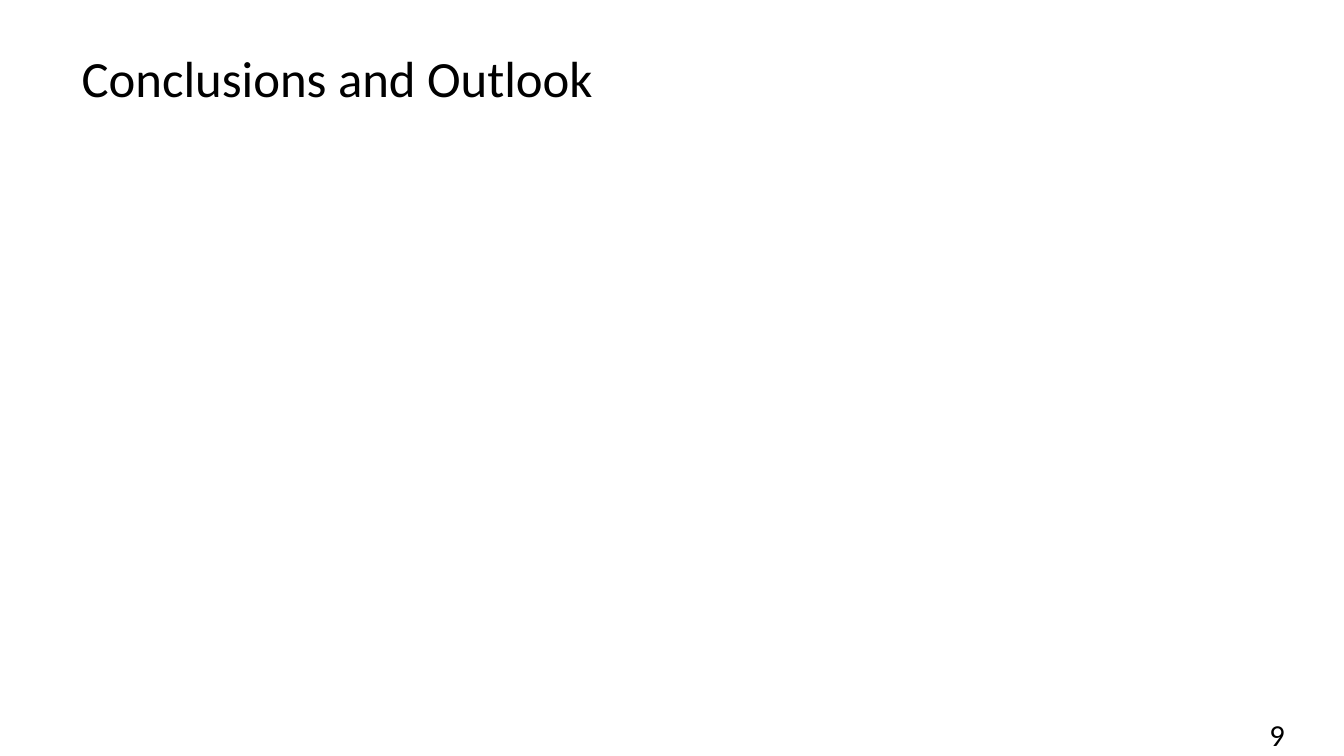
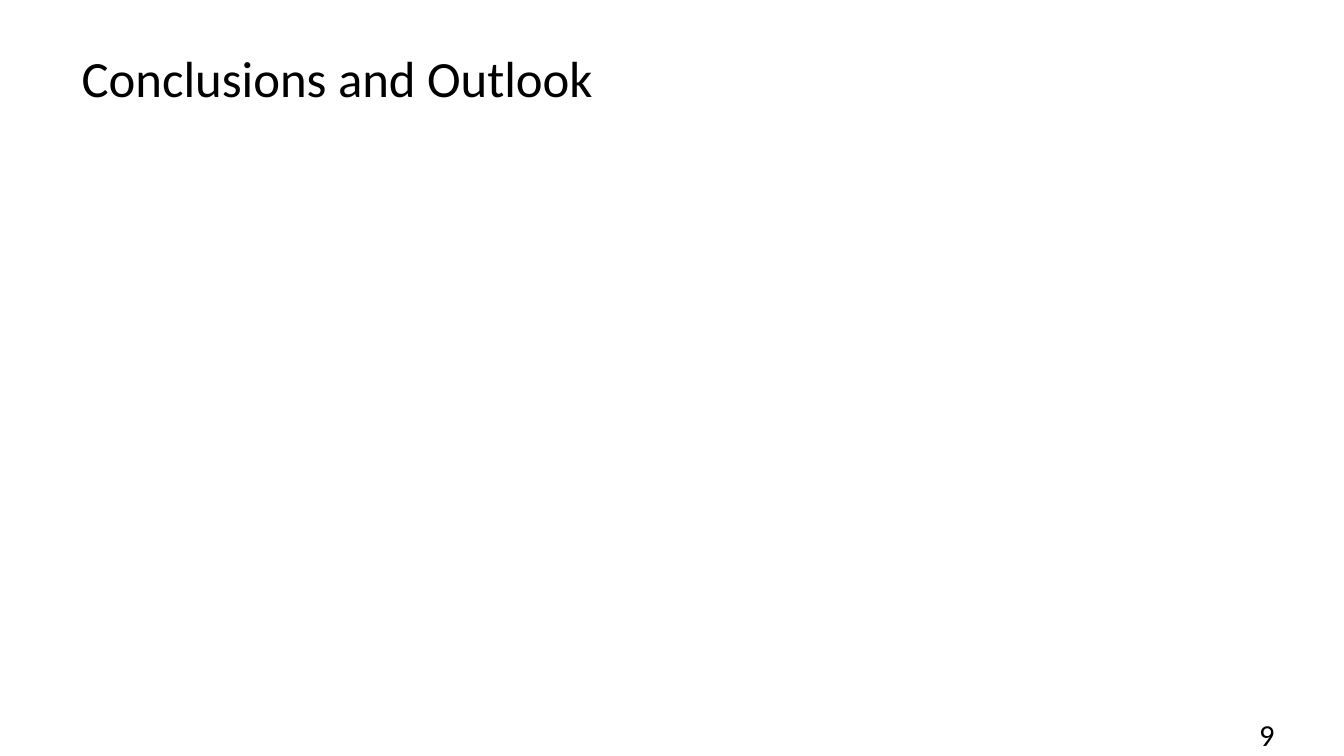
Before and after one commit to quantum-gabo/bachelor-thesis, a slide deck: slide 9 of presentation/thesis-defense.odp. Drawn at 1344x756 pixels with LibreOffice and Linux fonts; fonts in the diff are those of the drawing. Boxes give left, top, right and bottom in pixels: in the first picture for what was removed or moved away, otherwise in the second. Text is boxed around its words. In the diff, an @@ line names an element or a change of style, - is before the commit and + after.

```diff
--- a/presentation/thesis-defense.odp
+++ b/presentation/thesis-defense.odp
@@ page number: place and size @@
-page number at bbox=[1269, 726, 1284, 746]
+page number at bbox=[1259, 726, 1274, 746]
```
Also in this commit, not shown: 9 other slides changed, 47 other files.
